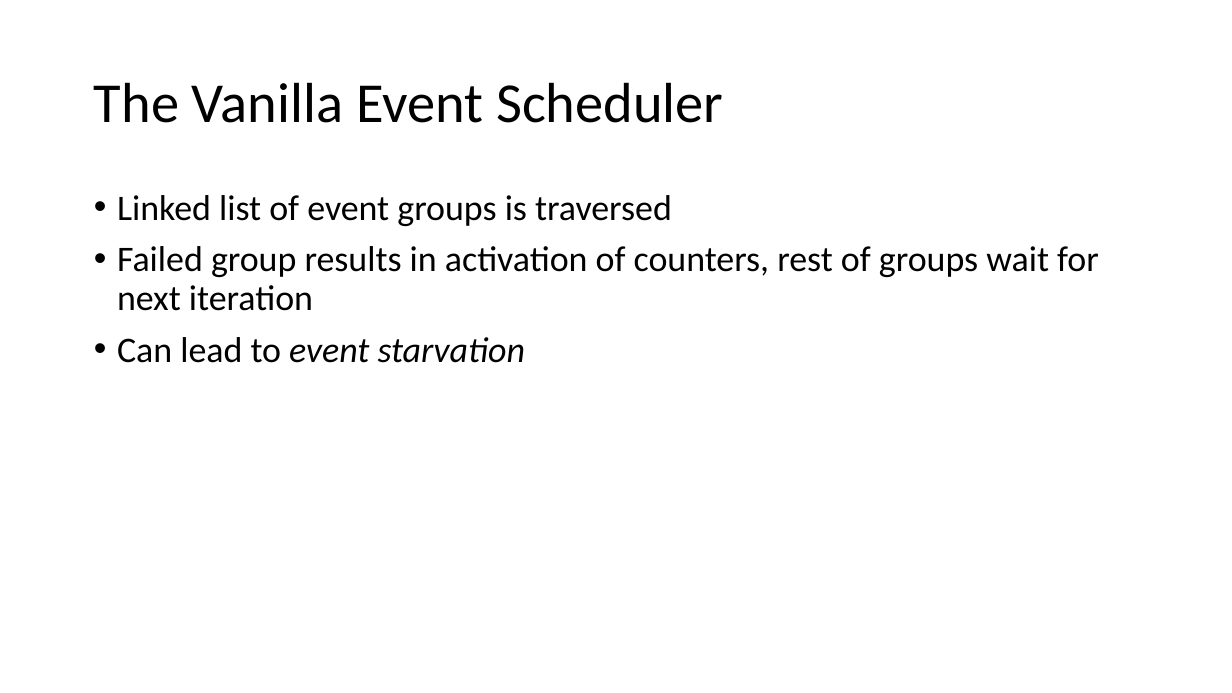
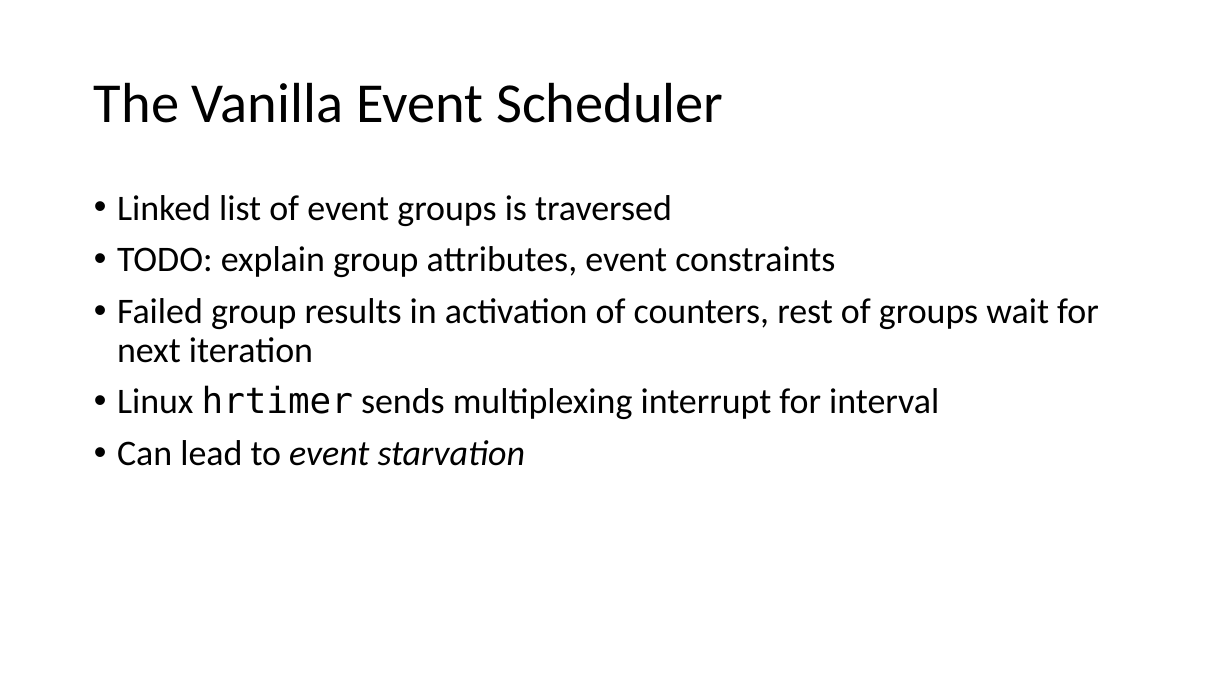
Before and after one commit to lienzhuzhu/project-522, a slide deck: slide 3 of midterm.pptx. Drawn at 1232x693 pixels with LibreOffice and Linux fonts; fonts in the diff are those of the drawing. Boxes give left, top, right and bottom in pixels: in the first picture for what was removed or moved away, otherwise in the second. Text is boxed around its words. In the diff, an @@ line names an element or a change of style, - is before the commit and + after.

Commit message:
added hrtimer module

```diff
--- a/midterm.pptx
+++ b/midterm.pptx
@@ text at bbox=[117, 246, 835, 277]: paragraph added @@
+• TODO: explain group attributes, event constraints
@@ text at bbox=[117, 385, 939, 419]: paragraph added @@
+• Linux hrtimer sends multiplexing interrupt for interval
```
Also in this commit, not shown: 1 other slide changed, 1 slide added, 3 other files.
